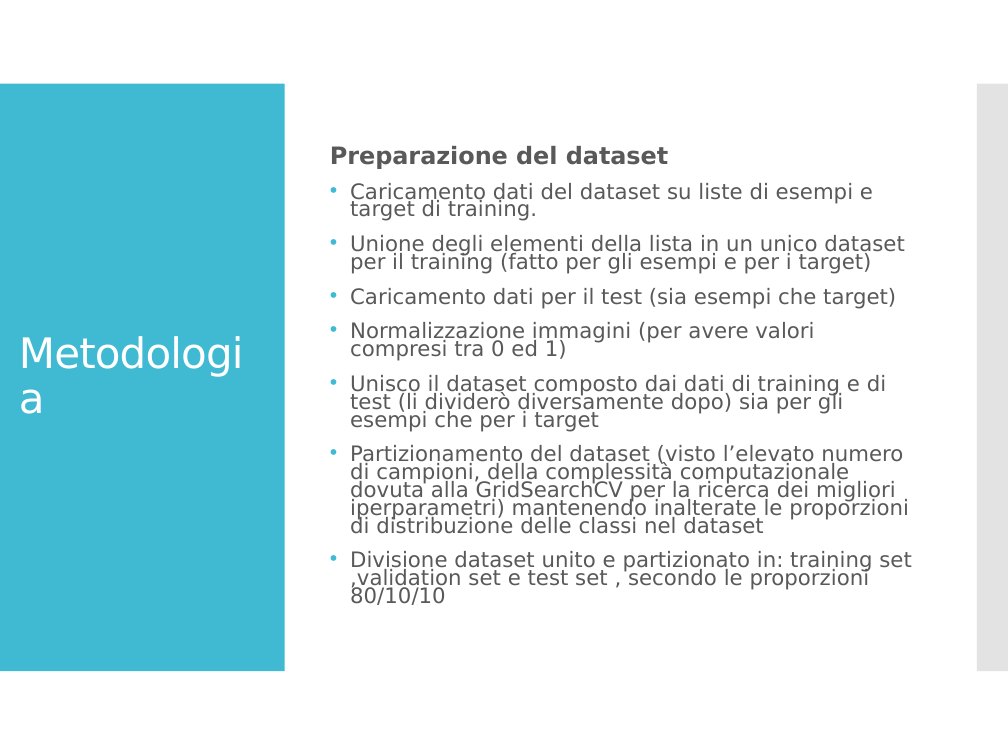
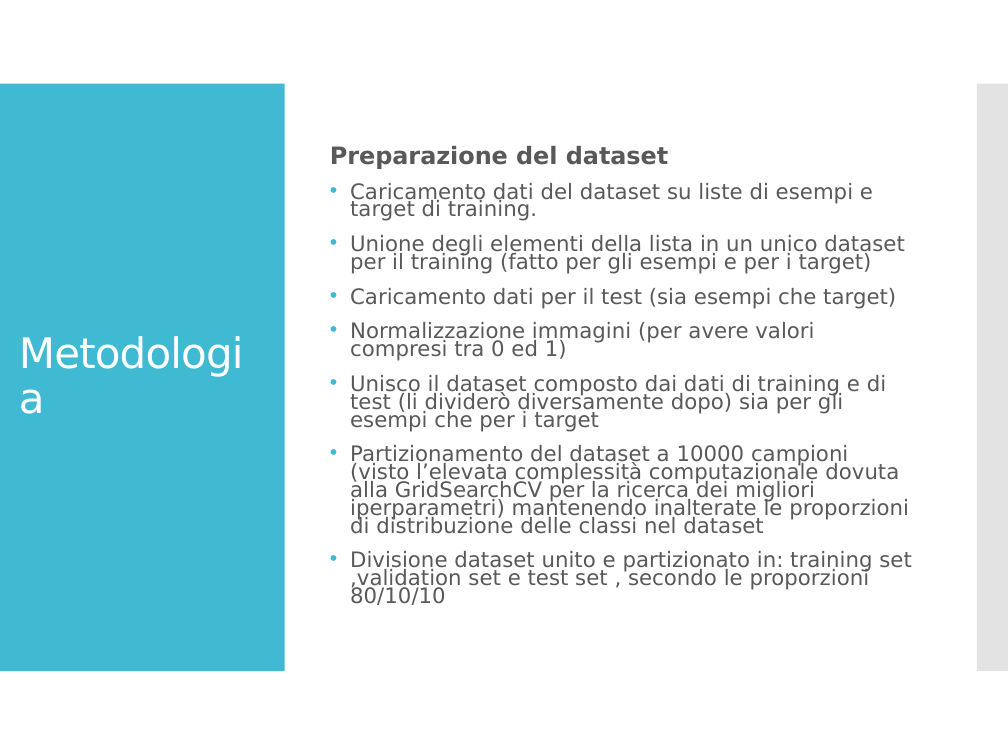
Before and after one commit to Osca07/hw2, a slide deck: slide 5 of Presentazione_CIFAR10.pptx. Drawn at 1008x756 pixels with LibreOffice and Linux fonts; fonts in the diff are those of the drawing. Boxes give left, top, right and bottom in pixels: in the first picture for what was removed or moved away, otherwise in the second. Text is boxed around its words. In the diff, an @@ line names an element or a change of style, - is before the commit and + after.

```diff
--- a/Presentazione_CIFAR10.pptx
+++ b/Presentazione_CIFAR10.pptx
@@ text at [350, 445, 909, 534]: text changed @@
-• Partizionamento del dataset (visto l’elevato numero di campioni, della complessità computazionale dovuta alla GridSearchCV per la ricerca dei migliori iperparametri) mantenendo inalterate le proporzioni di distribuzione delle classi nel dataset
+• Partizionamento del dataset a 10000 campioni (visto l’elevata complessità computazionale dovuta alla GridSearchCV per la ricerca dei migliori iperparametri) mantenendo inalterate le proporzioni di distribuzione delle classi nel dataset
```
